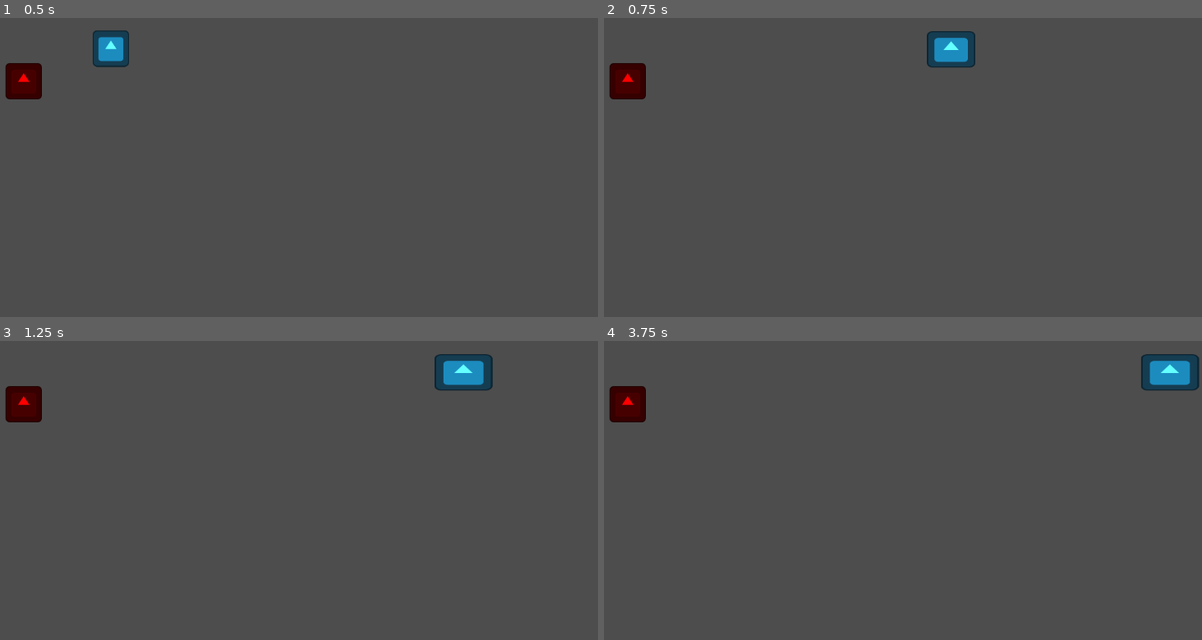
Above: before the commit, frames 1-4 (two rows, left to right).
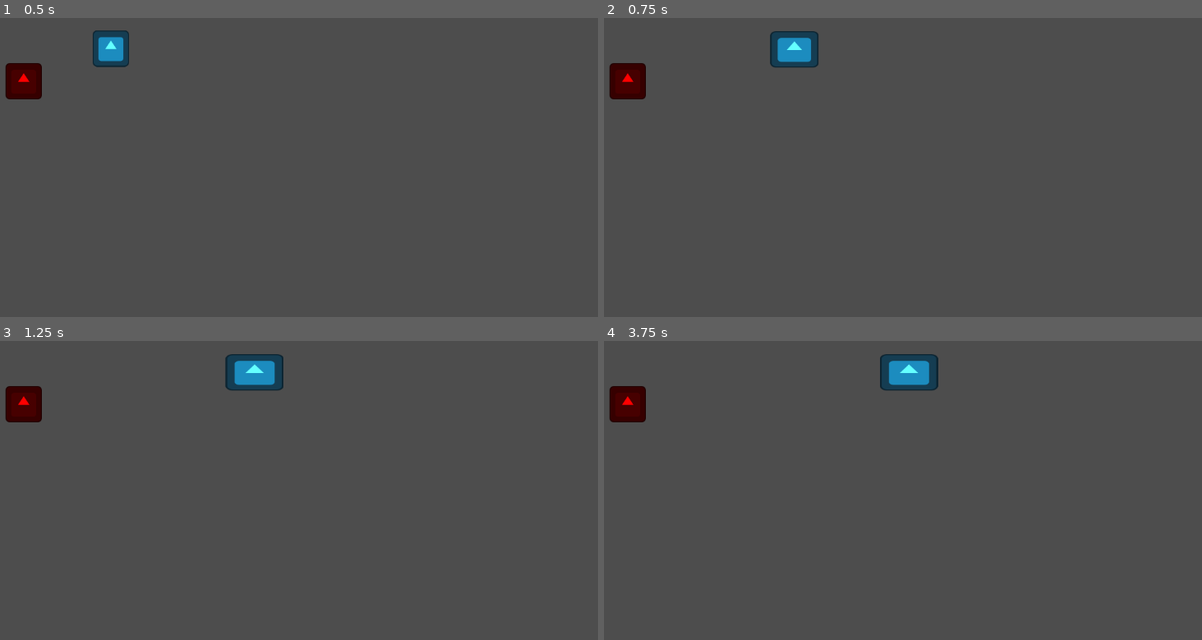
Above: after the commit, the same moments.

Repository: shafayatb/basic-2d-top-down-example
Game: Godot game, scene res://playground.tscn
The game is run twice, just before and just after one commit, with the same random seed, the same clock (stepped at 60 frames per second) and the same inputs. The project has no main scene, so this scene is started directly. The engine's default icon, where the game draws it, is replaced by a stand-in: a white triangle on a blue panel in a dark square.
Inputs:
- Up to frame 1 (0.5 s): no input
- Up to frame 2 (0.75 s): tap Enter at 0.5 s; hold Right (ui_right) from 0.53 s (still down); tap Ctrl (Dash) at 0.6 s
- Up to frame 3 (1.25 s): keep holding Right (ui_right)
- Up to frame 4 (3.75 s): release Right (ui_right) at 1.28 s; hold Down (ui_down) 1.28-2.03 s; tap Ctrl (Dash) every 0.75 s from 1.35 to 3.6 s; hold Right (ui_right) 2.03-2.78 s; hold Up (ui_up) 2.78-3.53 s; hold Left (ui_left) from 3.53 s (still down)

Frame 1 is identical in both runs. In frame 2, 1.9% of the frame differs, in the area x 27-63%, y 4-17%; in frame 3, 2.3%, in the area x 37-83%, y 4-17%; in frame 4, 2.3%.

Commit message:
6d. Fix Dash not stopping.

Diff:
--- a/node_state_machine/dash_state.gd
+++ b/node_state_machine/dash_state.gd
@@ -2,7 +2,7 @@
 
 class_name  DashState
 
-const DASH_SPEED: float = 1500.0
+const DASH_SPEED: float = 500.0
 const DASH_TIME: float = 0.12
 var can_dash: bool = true
 var dash_timer: float = 0.0
@@ -26,9 +26,11 @@
 	dash_timer -= delta
 	if dash_timer > 0.0:
 		character.velocity = dash_dir * DASH_SPEED
+		character.move_and_slide()
 	else:
 		exit_dash()
-	character.move_and_slide()
+		return
+
 
 func exit_dash() -> void:
 	var direction = Vector2(
--- a/node_state_machine/idle_state.gd
+++ b/node_state_machine/idle_state.gd
@@ -7,6 +7,7 @@
 func enter():
 	print("IDLE STATE")
 	player = state_machine.get_parent()
+	player.velocity = Vector2.ZERO
 	player.playback.travel("Idle")
 	player.animation_tree["parameters/Idle/blend_position"] = player.input_direction
 
--- a/player/player.tscn
+++ b/player/player.tscn
@@ -165,9 +165,13 @@
 "values": [Vector2(1, 1), Vector2(1, 1.390625)]
 }
 
+[sub_resource type="Animation" id="Animation_2ieo8"]
+resource_name = "dash"
+
 [sub_resource type="AnimationLibrary" id="AnimationLibrary_rgyib"]
 _data = {
 &"RESET": SubResource("Animation_g6k8r"),
+&"dash": SubResource("Animation_2ieo8"),
 &"idle": SubResource("Animation_qjkh3"),
 &"move_down": SubResource("Animation_8t03j"),
 &"move_left": SubResource("Animation_rgyib"),
Not shown: 1 places in player/player.tscn that only renumber resources
